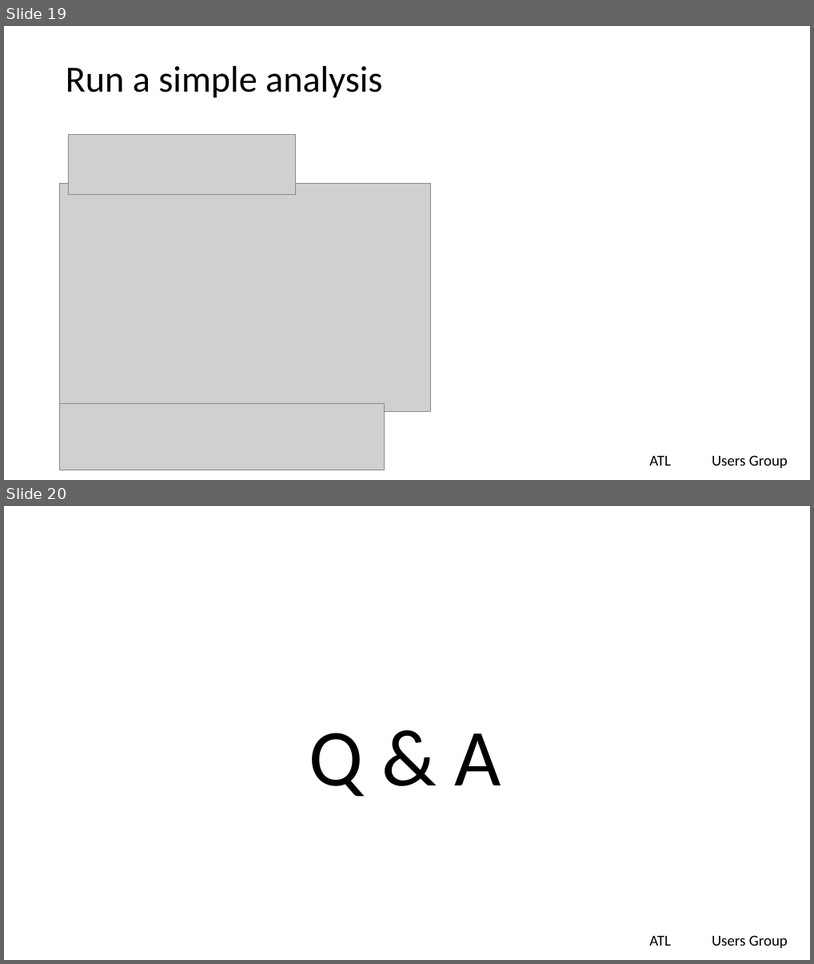
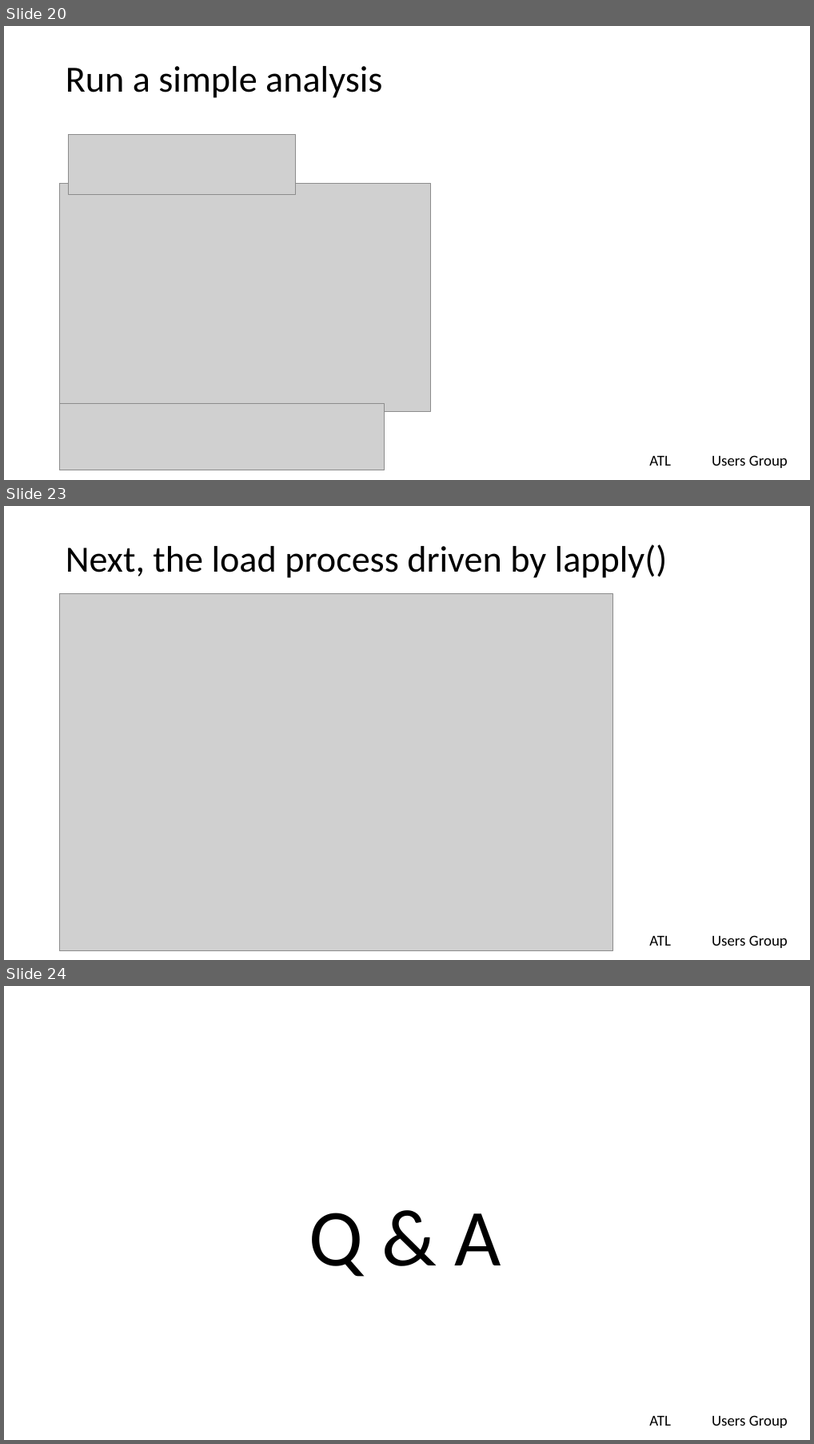
Before and after one commit to lgreski/readingFilesInR, a slide deck: presentation/readingFixedFilesInR.pptx. Shown one above the other, each under a label of ours: slides 19 and 20 before the commit, slides 20, 23 and 24 after it; the slides between them are not shown. The pictures are 814x964 and 814x1444 pixels, drawn with LibreOffice and Linux fonts; fonts in the diff are those of the drawing; grey boxes stand for pictures; background and template pictures are left out. Boxes give left, top, right and bottom in pixels: in the first picture for what was removed or moved away, otherwise in the second. Text is boxed around its words. In the diff, an @@ line names an element or a change of style, - is before the commit and + after.

```diff
--- a/presentation/readingFixedFilesInR.pptx
+++ b/presentation/readingFixedFilesInR.pptx
@@ slide 23 added at bbox=[4, 506, 810, 960], background #FFFFFF; not listed: 2 template elements that a slide beside it also shows @@
@@ title added at bbox=[66, 544, 668, 578], 44 pt, text #000000 @@
+Next, the load process driven by lapply()
@@ picture added at bbox=[60, 593, 613, 951] @@
@@ what was slide 19 is now slide 20 @@
@@ what was slide 20 is now slide 24 @@
```
Also in this commit, not shown: 6 slides changed, 5 other slides added, 1 slide removed.
